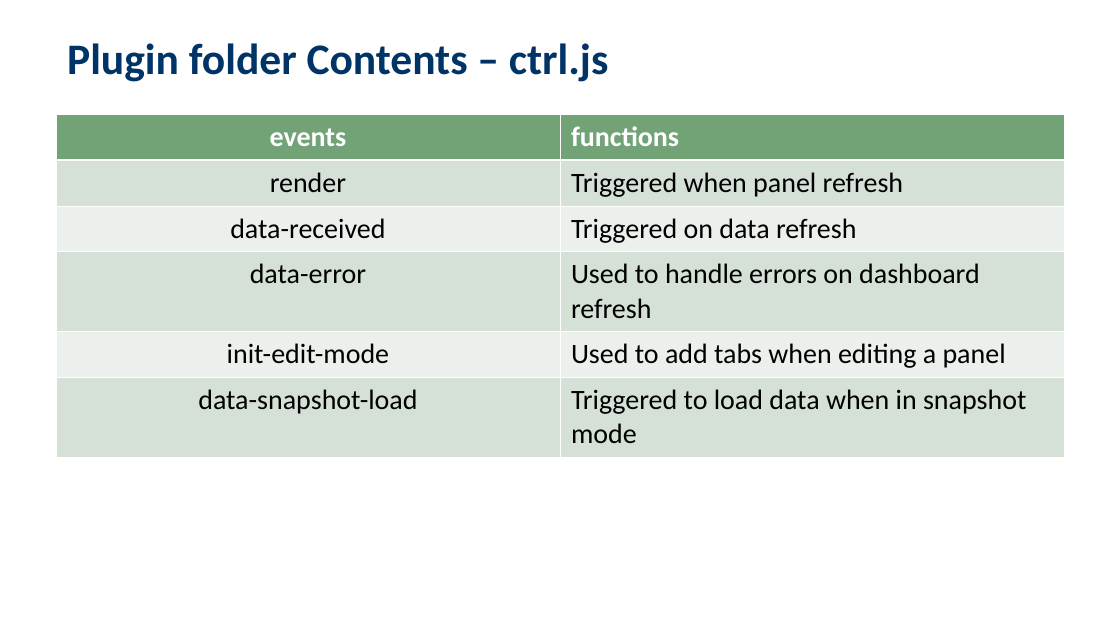
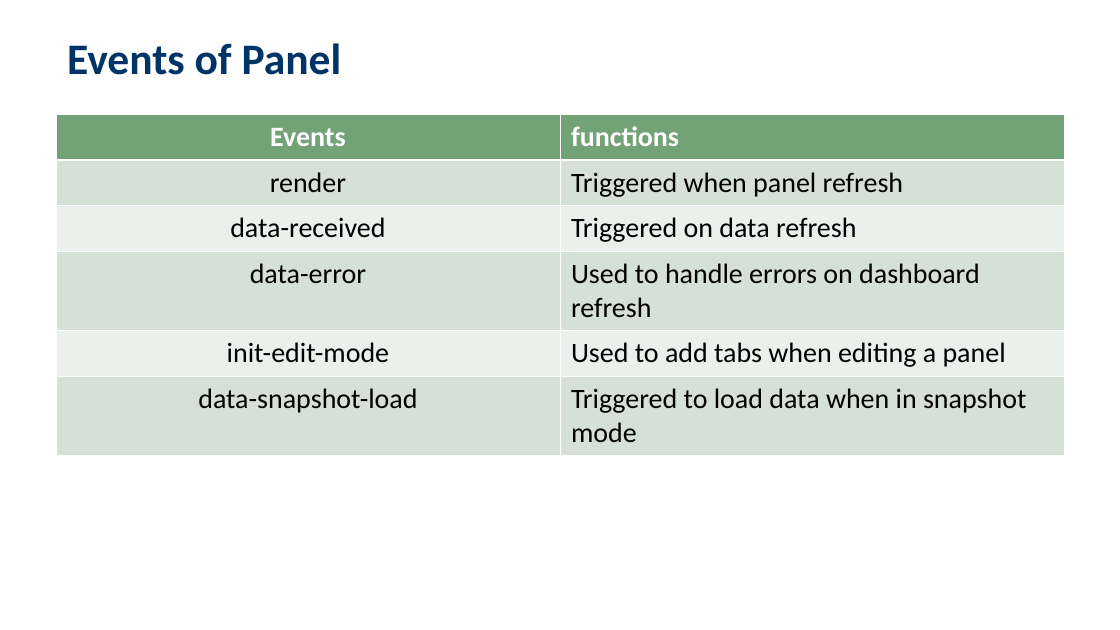
Before and after one commit to WISE-PaaS/dashboard-plugin-sample, a slide deck: slide 7 of SamplePanel.ppt. Drawn at 1120x630 pixels with LibreOffice and Linux fonts; fonts in the diff are those of the drawing; background and template pictures are left out. Boxes give left, top, right and bottom in pixels: in the first picture for what was removed or moved away, otherwise in the second. Text is boxed around its words. In the diff, an @@ line names an element or a change of style, - is before the commit and + after.

```diff
--- a/SamplePanel.ppt
+++ b/SamplePanel.ppt
@@ title at (67, 43, 342, 75): text changed @@
-Plugin folder Contents – ctrl.js
+Events of Panel
@@ table at (56, 114, 1064, 452) @@
-row 1, column 1: events
+row 1, column 1: Events
```
Also in this commit, not shown: 11 other files.
